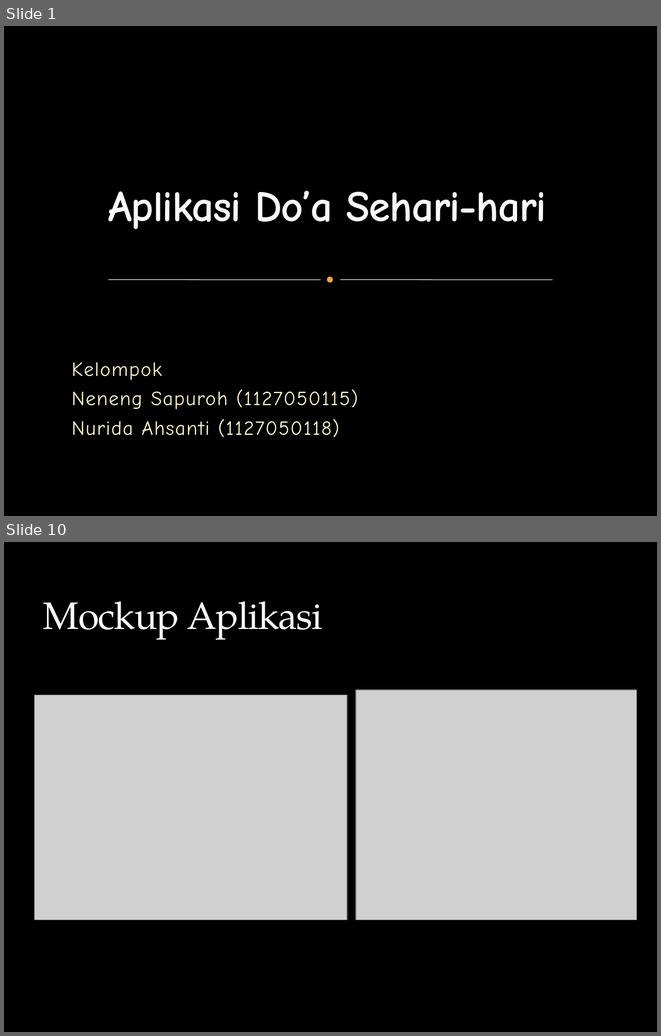
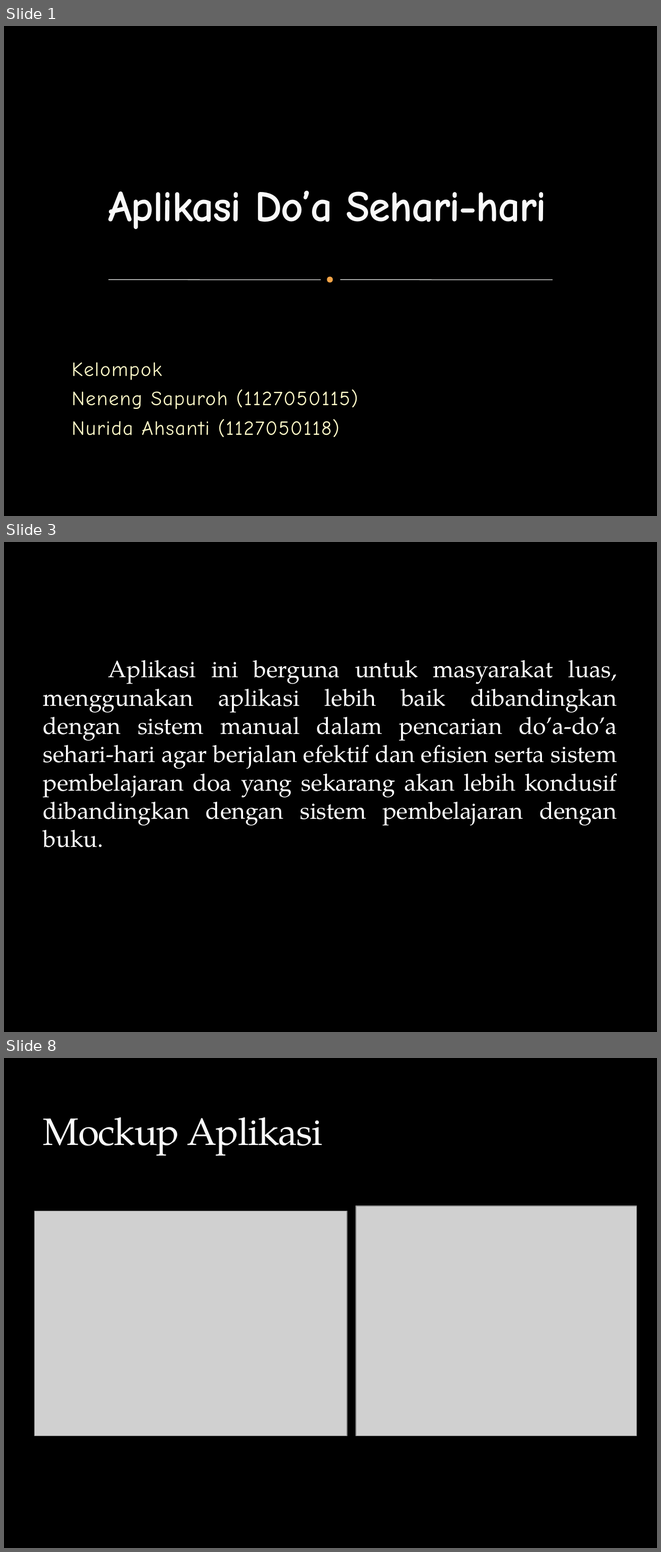
Before and after one commit to NenengSapuroh/Tugas_usecase_pizza, a slide deck: Tubes/power point Aplikasi Do’a Sehari-hari.pptx. Shown one above the other, each under a label of ours: slides 1 and 10 before the commit, slides 1, 3 and 8 after it; the slides between them are not shown. The pictures are 661x1036 and 661x1552 pixels, drawn with LibreOffice and Linux fonts; fonts in the diff are those of the drawing; grey boxes stand for pictures; background and template pictures are left out. Boxes give left, top, right and bottom in pixels: in the first picture for what was removed or moved away, otherwise in the second. Text is boxed around its words. In the diff, an @@ line names an element or a change of style, - is before the commit and + after.

```diff
--- a/Tubes/power point Aplikasi Do’a Sehari-hari.pptx
+++ b/Tubes/power point Aplikasi Do’a Sehari-hari.pptx
@@ slide 3 added at (4,542,657,1032), background picture (left out) @@
@@ text added at (43,660,617,847), 26 pt, text #FFFFFF @@
+Aplikasi ini berguna untuk masyarakat luas, menggunakan aplikasi lebih baik dibandingkan dengan sistem manual dalam pencarian do’a-do’a sehari-hari agar berjalan efektif dan efisien serta sistem pembelajaran doa yang sekarang akan lebih kondusif dibandingkan dengan sistem pembelajaran dengan buku.
@@ what was slide 10 is now slide 8 @@
```
Also in this commit, not shown: 5 slides changed, 3 slides removed, 5 other files.
